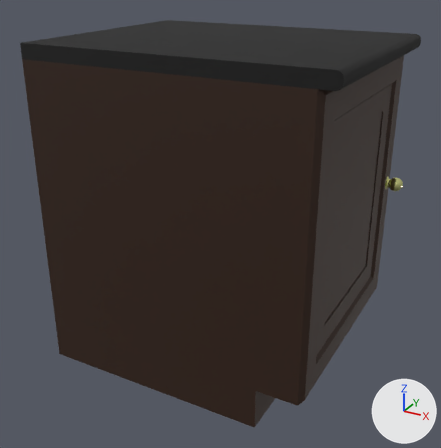
Renders of the FBX model Meshes/Cabinet.fbx from each side of a commit.
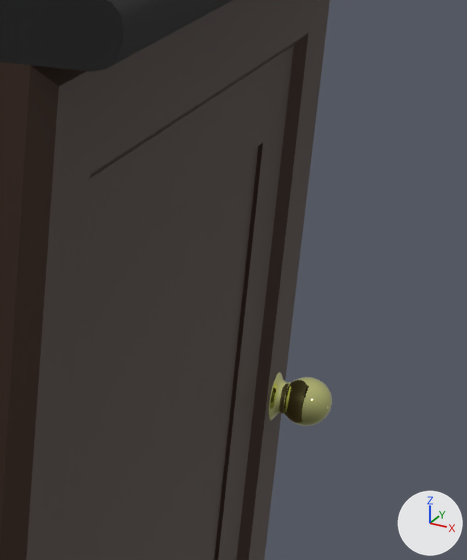
Each version is shown whole from a 50 mm camera at (0.599, -1.107, 0.499) aimed at (0.005, -0.027, -0.041), then close up on the part from 70% to 100% of the width and 16% to 51% of the height. The lights are fixed; the arrows at lower right show +X, +Y and +Z.

Objects in the first close-up: 'Cabinet.003', 'Door_Left'.
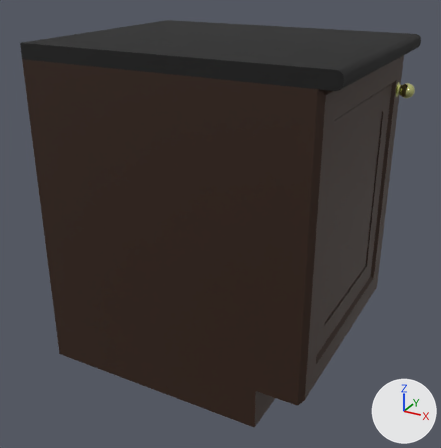
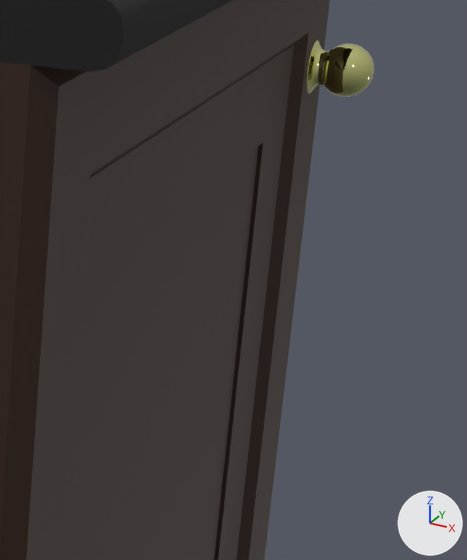
Boxes [x1, y1, x2, y2] around the edits, measured in the close-ups (467 x 560 px; the box of a moved part takes in the faces that stretch with it):
'Door_Left', reshaped
    before: [0, 0, 332, 560]
    after: [0, 0, 374, 560]
part 1 of me_cube_079, moved or reshaped
    before: [284, 377, 332, 426]
    after: [323, 44, 374, 97]
part 2 of me_cube_079, moved or reshaped
    before: [269, 372, 291, 421]
    after: [307, 40, 329, 94]

The edits, one by one:
me_cube_079 has 612 vertices, 766 faces and spans x 0.0..0.065, y 0.0..0.5, z -0.29..0.29.
me_cube_079 is used by ob_door_left; location (0.2701, -0.25, 0.0295).
me_cube_079 part 1: the loose piece of 162 vertices spanning x 0.034..0.065, y 0.451..0.482, z -0.016..0.015 is moved by (0.0, 0.0, 0.209).
me_cube_079 part 2: the loose piece of 418 vertices spanning x 0.028..0.039, y 0.451..0.483, z -0.016..0.015 is moved by (0.0, 0.0, 0.209).
